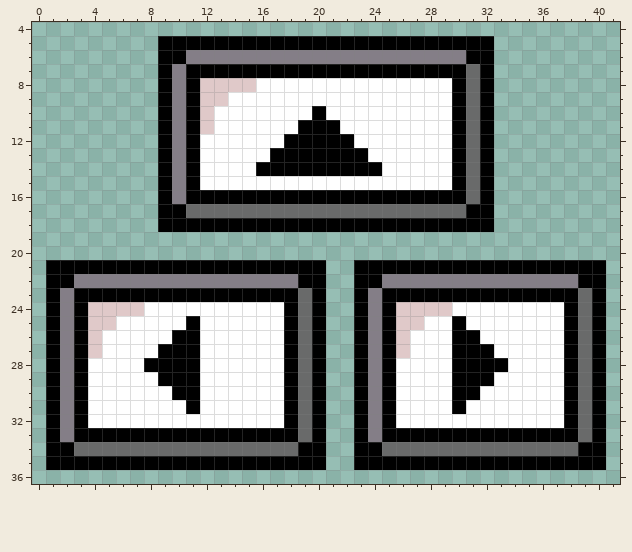
One commit to this pixel-art file: assets/move_keys.aseprite. Above: the version before the commit.
42x64 pixels, 1 frame. Shown: x 0..41, y 4..36.
And afterwards:
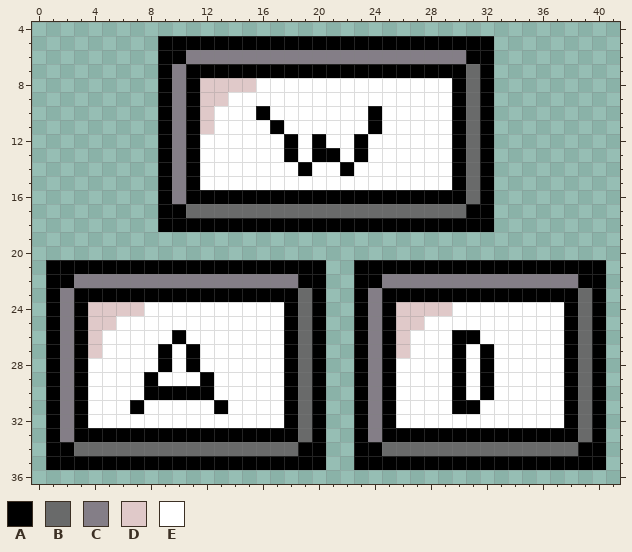
Palette (. is transparent): A #000000  B #696a6a  C #847e87  D #e0c9c9  E #ffffff
From old to new:
{"change": "layer \"Layer 1\" now hidden"}
{"change": "layer \"Layer 1 Copy\" added"}
{"where": "layer \"Layer 1 Copy\""}
{"y":10,"x":16,"old":"E","new":"A"}
{"y":10,"x":20,"old":"A","new":"E"}
{"y":10,"x":24,"old":"E","new":"A"}
{"y":11,"x":17,"old":"E","new":"A"}
{"y":11,"x":19,"old":"AAA","new":"EEE"}
{"y":11,"x":24,"old":"E","new":"A"}
{"y":12,"x":19,"old":"A","new":"E"}
{"y":12,"x":21,"old":"AAE","new":"EEA"}
{"y":13,"x":17,"old":"A","new":"E"}
{"y":13,"x":19,"old":"A","new":"E"}
{"y":13,"x":22,"old":"A","new":"E"}
{"y":14,"x":16,"old":"AAA","new":"EEE"}
{"y":14,"x":20,"old":"AA","new":"EE"}
{"y":14,"x":23,"old":"AA","new":"EE"}
{"y":25,"x":11,"old":"A","new":"E"}
{"y":25,"x":30,"old":"A","new":"E"}
{"y":26,"x":11,"old":"A","new":"E"}
{"y":27,"x":10,"old":"A","new":"E"}
{"y":27,"x":31,"old":"A","new":"E"}
{"y":28,"x":8,"old":"A","new":"E"}
{"y":28,"x":10,"old":"A","new":"E"}
{"y":28,"x":31,"old":"A","new":"E"}
{"y":28,"x":33,"old":"A","new":"E"}
{"y":29,"x":8,"old":"EAAAE","new":"AEEEA"}
{"y":29,"x":31,"old":"A","new":"E"}
{"y":30,"x":8,"old":"EE","new":"AA"}
{"y":30,"x":12,"old":"E","new":"A"}
{"y":30,"x":31,"old":"AE","new":"EA"}
{"y":31,"x":7,"old":"E","new":"A"}
{"y":31,"x":11,"old":"A","new":"E"}
{"y":31,"x":13,"old":"E","new":"A"}
{"y":31,"x":31,"old":"E","new":"A"}
{"label":"changed","picture_box":[256,106,382,176]}
{"label":"changed","picture_box":[130,316,228,414]}
{"label":"changed","picture_box":[452,316,508,414]}
